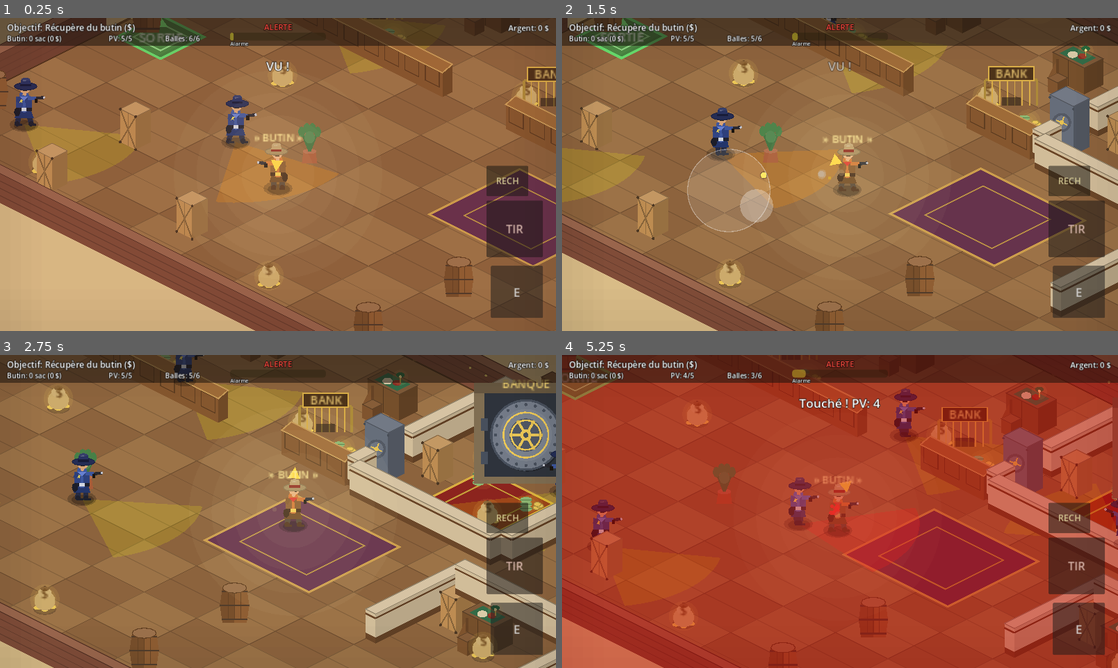
Above: before the commit, frames 1-4 (two rows, left to right).
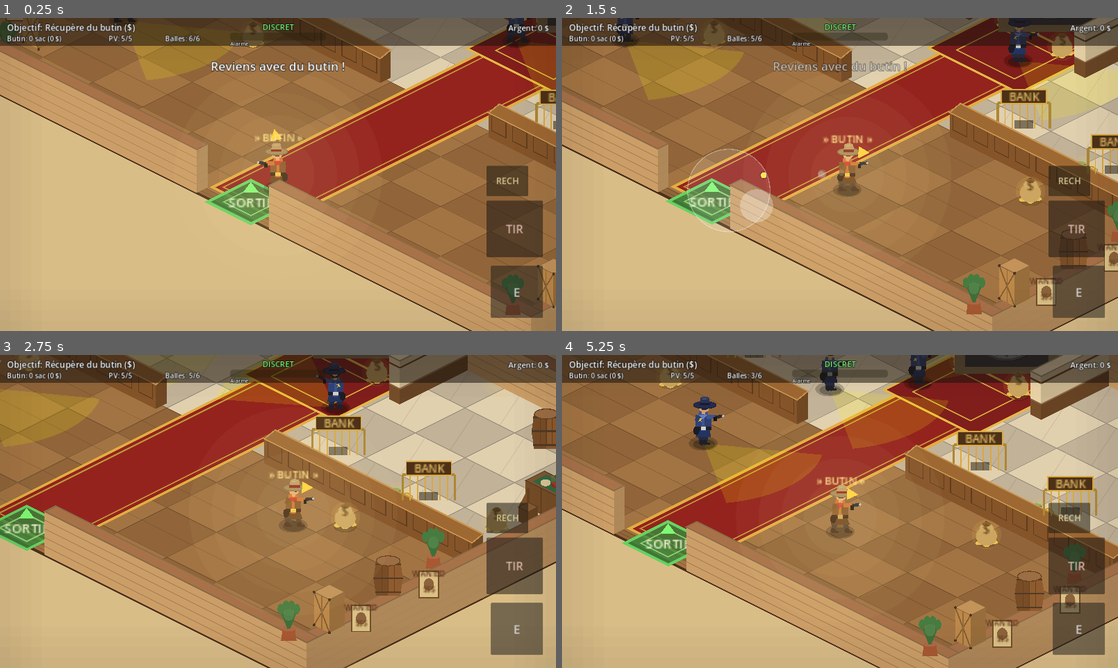
Above: after the commit, the same moments.

Repository: sebadiaz/Cowboys
Game: Godot game, scene res://scenes/MissionRoot.tscn
Same seed, same stepped clock (60 frames per second), same inputs: the game is played once before the commit and once after it. This scene is started directly instead of the project's main scene.
Inputs (mouse positions are in pixels of both pictures, inside the frame that each line leads up to):
- Up to frame 1 (0.25 s): no input
- Up to frame 2 (1.5 s): tap Enter at 0.5 s; move the mouse to (962, 158) at 0.52 s; hold D (move_right) 0.53-1.25 s; hold Space (fire) 0.53-1.25 s; click (962, 158) at 0.67 s; drag from (728, 190) to (812, 237) at 1.27 s
- Up to frame 3 (2.75 s): move the mouse to (333, 442) at 2.02 s; hold D (move_right) from 2.03 s (still down); hold Space (fire) from 2.03 s (still down)
- Up to frame 4 (5.25 s): release D (move_right) at 2.75 s; release Space (fire) at 2.75 s; drag from (812, 574) to (673, 464) at 2.77 s; move the mouse to (1006, 558) at 3.52 s; hold A (move_left) 3.53-4.25 s; hold Space (fire) 3.53-4.25 s; drag from (673, 464) to (756, 433) at 4.27 s; move the mouse to (867, 511) at 5.02 s; hold S (move_down) from 5.03 s (still down); hold Space (fire) from 5.03 s (still down); click (867, 511) at 5.17 s

The runs differ from the first frame. In frame 1, 60% of the frame differs, in the area x 0-100%, y 0-100%; in frame 2, 64%; in frame 3, 69%; in frame 4, 88%.

Commit message:
Banque: refonte composition + matériaux — niveau 1 redessiné (hall fermé, comptoir pleine largeur, tapis rouge central, coffre centré), murs plâtre crème contrastés + lambris, sol marbre (salle des coffres)/parquet (hall), tapis d'apparat, teinte chaude

Diff:
--- a/data/mission_01.json
+++ b/data/mission_01.json
@@ -1,50 +1,48 @@
 {
 	"name": "First Frontier Bank",
 	"difficulty": "Débutant",
-	"floor": [20, 20, 1760, 1060],
+	"floor": [40, 40, 1320, 900],
 	"walls": [
-		[0, 0, 1800, 20, 1], [0, 1080, 1800, 20, 1], [1780, 0, 20, 1100, 1],
-		[0, 0, 20, 500, 1], [0, 600, 20, 480, 1],
-		[820, 20, 24, 230], [820, 330, 24, 40], [844, 366, 312, 24], [1156, 20, 24, 346],
-		[180, 354, 360, 22, 0, 1], [680, 354, 140, 22, 0, 1],
-		[180, 110, 22, 150], [20, 240, 182, 22],
-		[1180, 470, 22, 220], [1180, 470, 320, 22],
-		[1480, 470, 22, 220]
+		[40, 40, 1320, 24, 1],
+		[40, 40, 24, 900, 1],
+		[1336, 40, 24, 900, 1],
+		[40, 916, 580, 24, 1],
+		[780, 916, 580, 24, 1],
+		[120, 470, 460, 24, 0, 1],
+		[820, 470, 460, 24, 0, 1],
+		[560, 64, 24, 150],
+		[816, 64, 24, 150]
 	],
 	"props": [
-		["counter", 360, 343], ["counter", 745, 343],
-		["vault", 832, 300, 116], ["crate", 900, 250], ["crate", 1110, 110],
-		["desk", 100, 160], ["desk", 430, 150], ["desk", 700, 150],
-		["barrel", 70, 560], ["barrel", 70, 900], ["crate", 300, 815],
-		["crate", 560, 950], ["barrel", 1000, 800], ["barrel", 1000, 1000],
-		["barrel", 1450, 200], ["crate", 1250, 560], ["desk", 1320, 560],
-		["barrel", 1700, 300], ["crate", 1740, 1000], ["barrel", 1600, 1000],
-		["crate", 300, 1000],
-		["shelf", 980, 55], ["shelf", 1090, 55],
-		["money", 360, 305], ["money", 745, 305], ["money", 965, 215], ["money", 1075, 220],
-		["plant", 95, 1035], ["plant", 1700, 1035], ["plant", 1700, 95], ["plant", 540, 670],
-		["poster", 300, 42], ["poster", 660, 42], ["poster", 1380, 42],
-		["chair", 100, 205], ["chair", 430, 195], ["chair", 700, 195], ["chair", 1320, 605]
+		["counter", 250, 460], ["counter", 450, 460],
+		["counter", 950, 460], ["counter", 1150, 460],
+		["desk", 160, 280], ["desk", 1240, 280],
+		["chair", 160, 330], ["chair", 1240, 330],
+		["shelf", 120, 150], ["shelf", 1240, 150],
+		["money", 350, 425], ["money", 1050, 425],
+		["money", 630, 110], ["money", 770, 110],
+		["barrel", 300, 150], ["barrel", 1100, 150],
+		["plant", 120, 860], ["plant", 1240, 860],
+		["plant", 120, 540], ["plant", 1240, 540],
+		["barrel", 110, 650], ["crate", 110, 780],
+		["barrel", 1250, 650], ["crate", 1250, 780],
+		["poster", 70, 640], ["poster", 70, 790],
+		["poster", 1330, 640], ["poster", 1330, 790]
 	],
-	"player_start": [560, 760],
-	"exit": [95, 555],
-	"safe": { "pos": [1015, 170], "value": 600, "open_time": 2.5 },
+	"player_start": [700, 840],
+	"exit": [700, 900],
+	"safe": { "pos": [700, 150], "value": 700, "open_time": 2.5 },
 	"loot": [
-		{ "pos": [935, 175], "value": 250 },
-		{ "pos": [1060, 300], "value": 250 },
-		{ "pos": [650, 300], "value": 150 },
-		{ "pos": [330, 520], "value": 150 },
-		{ "pos": [760, 980], "value": 150 },
-		{ "pos": [1330, 250], "value": 200 },
-		{ "pos": [1350, 600], "value": 200 },
-		{ "pos": [1680, 760], "value": 250 },
-		{ "pos": [260, 980], "value": 150 }
+		{ "pos": [350, 545], "value": 200 },
+		{ "pos": [1050, 545], "value": 200 },
+		{ "pos": [180, 380], "value": 150 },
+		{ "pos": [1220, 380], "value": 150 },
+		{ "pos": [640, 185], "value": 300 },
+		{ "pos": [760, 185], "value": 300 }
 	],
 	"guards": [
-		{ "route": [[210, 320], [800, 320], [800, 300], [210, 300]] },
-		{ "route": [[120, 900], [1700, 900], [1700, 940], [120, 940]] },
-		{ "route": [[900, 120], [1080, 120], [1080, 320], [900, 320]] },
-		{ "route": [[1240, 250], [1440, 250], [1440, 420], [1240, 420]] },
-		{ "route": [[400, 700], [1100, 700], [1100, 660], [400, 660]] }
+		{ "route": [[140, 640], [1260, 640], [1260, 700], [140, 700]] },
+		{ "route": [[160, 380], [1240, 380], [1240, 420], [160, 420]] },
+		{ "route": [[620, 250], [780, 250], [780, 300], [620, 300]] }
 	]
 }
--- a/scripts/iso_renderer.gd
+++ b/scripts/iso_renderer.gd
@@ -55,6 +55,11 @@
 func setup() -> void:
 	if ResourceLoader.exists(CHAR_SHEET_PATH):
 		_char_tex = load(CHAR_SHEET_PATH)
+	if not has_node("WarmTint"):
+		var warm := CanvasModulate.new()
+		warm.name = "WarmTint"
+		warm.color = Color(1.0, 0.97, 0.90)
+		add_child(warm)
 	_build_billboards()
 	_apply_zoom()
 	_cam_pos = _camera_target()
@@ -126,7 +131,7 @@
 		mn = mn.min(p)
 		mx = mx.max(p)
 	# Marge verticale en haut pour la tête/chapeau des personnages (~40 px).
-	mn.y -= 40.0
+	mn.y -= 60.0
 	return Rect2(mn, mx - mn)
 
 
@@ -305,19 +310,37 @@
 ## Tapis western et lampes : posés à plat sur le sol (sous les acteurs/props).
 ## Générique : s'adapte à la taille du niveau et à la position du coffre.
 func _draw_decor() -> void:
-	# Tapis prestige devant le coffre.
+	var fr := floor_rect
+	var cx := fr.get_center().x
+	# Tapis rouge d'apparat : long chemin central qui mène à la salle des coffres.
 	if is_instance_valid(safe):
-		_rug(safe.global_position + Vector2(0, 90), 150, 150,
-				Color(0.55, 0.14, 0.12), Color(0.85, 0.68, 0.25))
-	# Grand tapis au centre du niveau (sous le lustre).
-	_rug(floor_rect.get_center(), 230, 200, Color(0.40, 0.20, 0.30), Color(0.80, 0.62, 0.30))
-	# Lampes d'ambiance réparties le long du bord haut du niveau + côtés.
-	var fr := floor_rect
+		var ry0 := fr.position.y + 40.0
+		var ry1 := fr.end.y - 30.0
+		_runner(Vector2(cx, (ry0 + ry1) * 0.5), 150.0, ry1 - ry0,
+				Color(0.58, 0.14, 0.13), Color(0.88, 0.70, 0.28))
+		# Tapis prestige sous la porte du coffre.
+		_rug(safe.global_position + Vector2(0, 96), 200, 150,
+				Color(0.50, 0.12, 0.12), Color(0.90, 0.74, 0.30))
+	else:
+		_rug(fr.get_center(), 230, 200, Color(0.40, 0.20, 0.30), Color(0.80, 0.62, 0.30))
+	# Lampes d'ambiance le long des murs (haut + côtés).
 	var n := maxi(3, int(fr.size.x / 360.0))
 	for i in range(n + 1):
 		_lamp(Vector2(lerpf(fr.position.x + 60.0, fr.end.x - 60.0, float(i) / n), fr.position.y + 8.0))
-	_lamp(Vector2(fr.position.x + 8.0, fr.get_center().y))
-	_lamp(Vector2(fr.end.x - 8.0, fr.get_center().y))
+	for j in range(3):
+		var yy := lerpf(fr.position.y + 120.0, fr.end.y - 80.0, float(j) / 2.0)
+		_lamp(Vector2(fr.position.x + 8.0, yy))
+		_lamp(Vector2(fr.end.x - 8.0, yy))
+
+
+## Long tapis rectangulaire (chemin de coffre) avec bordure et liseré central.
+func _runner(center: Vector2, w: float, h: float, col: Color, accent: Color) -> void:
+	var r := Rect2(center - Vector2(w * 0.5, h * 0.5), Vector2(w, h))
+	var poly := _rect_diamond(r)
+	draw_colored_polygon(poly, col)
+	draw_polyline(_closed(poly), accent, 3.0)
+	var inner := Rect2(center - Vector2(w * 0.5 - 12, h * 0.5 - 12), Vector2(w - 24, h - 24))
+	draw_polyline(_closed(_rect_diamond(inner)), accent.darkened(0.15), 1.5)
 
 
 func _rug(center: Vector2, w: float, h: float, col: Color, accent: Color) -> void:
@@ -339,9 +362,10 @@
 
 # --- Sol texturé (dalles iso) ---
 
-# --- Sol : parquet bois bicolore (propre, lisible) ---
+# --- Sol : marbre clair (salle des coffres) + parquet chaud (hall) ---
 func _draw_floor() -> void:
-	var cell := 116.0
+	var cell := 110.0
+	var split := floor_rect.position.y + floor_rect.size.y * 0.46   # marbre derrière
 	var y := floor_rect.position.y
 	var row := 0
 	while y < floor_rect.end.y - 1.0:
@@ -350,22 +374,33 @@
 		while x < floor_rect.end.x - 1.0:
 			var w: float = min(cell, floor_rect.end.x - x)
 			var h: float = min(cell, floor_rect.end.y - y)
-			_floor_tile(x, y, w, h, (row + col) % 2 == 0)
+			var marble := (y + h * 0.5) < split
+			_floor_tile(x, y, w, h, (row + col) % 2 == 0, marble)
 			x += cell
 			col += 1
 		y += cell
 		row += 1
-	draw_polyline(_closed(_rect_diamond(floor_rect)), Color(0.32, 0.21, 0.12), 3.0)
-func _floor_tile(x: float, y: float, w: float, h: float, even: bool) -> void:
+	draw_polyline(_closed(_rect_diamond(floor_rect)), Color(0.30, 0.20, 0.12), 3.0)
+
+
+func _floor_tile(x: float, y: float, w: float, h: float, even: bool, marble: bool) -> void:
 	var pts := PackedVector2Array([
 		Iso.project(Vector2(x, y)), Iso.project(Vector2(x + w, y)),
 		Iso.project(Vector2(x + w, y + h)), Iso.project(Vector2(x, y + h))])
-	var base := Color(0.61, 0.45, 0.28) if even else Color(0.55, 0.39, 0.24)
-	draw_colored_polygon(pts, base)
-	# Lames : deux fentes parallèles + liseré pour lire le parquet.
-	draw_line(Iso.project(Vector2(x, y + h * 0.5)), Iso.project(Vector2(x + w, y + h * 0.5)),
-		base.darkened(0.14), 1.0)
-	draw_polyline(_closed(pts), base.darkened(0.18), 1.0)
+	var base: Color
+	if marble:
+		base = Color(0.88, 0.84, 0.76) if even else Color(0.76, 0.72, 0.66)
+		draw_colored_polygon(pts, base)
+		draw_polyline(_closed(pts), Color(0.62, 0.60, 0.56), 1.0)
+		# veinage discret.
+		draw_line(Iso.project(Vector2(x + w * 0.2, y)), Iso.project(Vector2(x + w * 0.7, y + h)),
+			base.darkened(0.07), 1.0)
+	else:
+		base = Color(0.64, 0.47, 0.29) if even else Color(0.57, 0.41, 0.25)
+		draw_colored_polygon(pts, base)
+		draw_line(Iso.project(Vector2(x, y + h * 0.5)), Iso.project(Vector2(x + w, y + h * 0.5)),
+			base.darkened(0.13), 1.0)
+		draw_polyline(_closed(pts), base.darkened(0.18), 1.0)
 # --- Sortie : paillasson vert + chambranle en bois + panneau SORTIE ---
 func _draw_exit() -> void:
 	var pos: Vector2 = exit_zone.global_position
@@ -882,34 +917,39 @@
 		_draw_counter_base(r)
 		return
 	var outer: bool = wd.get("outer", false)
-	var h := Iso.WALL_HEIGHT
+	var h := 50.0                                   # murs hauts = vraie pièce fermée
 	var b0 := Iso.project(r.position)
 	var b1 := Iso.project(Vector2(r.end.x, r.position.y))
 	var b2 := Iso.project(r.end)
 	var b3 := Iso.project(Vector2(r.position.x, r.end.y))
 	var up := Vector2(0, -h)
-	var face := Color(0.50, 0.30, 0.22) if outer else Color(0.82, 0.74, 0.60)
-	var faceE := face.darkened(0.12)
-	# Faces.
+	# Palette CONTRASTÉE : plâtre crème clair (intérieur) / adobe chaud (extérieur),
+	# bien plus clairs que le sol pour que la salle se "lise".
+	var face: Color = Color(0.80, 0.64, 0.45) if outer else Color(0.91, 0.85, 0.72)
+	var faceE := face.darkened(0.14)
 	draw_colored_polygon(PackedVector2Array([b3, b2, b2 + up, b3 + up]), face)
 	draw_colored_polygon(PackedVector2Array([b1, b2, b2 + up, b1 + up]), faceE)
 	if outer:
-		# Assises de brique.
-		for k in range(1, 4):
-			var vy := -h * float(k) / 4.0
-			draw_line(b3 + Vector2(0, vy), b2 + Vector2(0, vy), face.darkened(0.18), 1.0)
-			draw_line(b1 + Vector2(0, vy), b2 + Vector2(0, vy), face.darkened(0.18), 1.0)
+		# Assises de brique adobe.
+		for k in range(1, 5):
+			var vy := -h * float(k) / 5.0
+			draw_line(b3 + Vector2(0, vy), b2 + Vector2(0, vy), face.darkened(0.16), 1.0)
+			draw_line(b1 + Vector2(0, vy), b2 + Vector2(0, vy), face.darkened(0.16), 1.0)
 	else:
-		# Plinthe bois en bas + liseré bois en haut (lambris de banque).
-		var base_col := Color(0.42, 0.28, 0.16)
-		draw_colored_polygon(PackedVector2Array([b3, b2, b2 + Vector2(0, -7), b3 + Vector2(0, -7)]), base_col)
-		draw_colored_polygon(PackedVector2Array([b1, b2, b2 + Vector2(0, -7), b1 + Vector2(0, -7)]), base_col.darkened(0.1))
-		draw_line(b3 + up + Vector2(0, 5), b2 + up + Vector2(0, 5), base_col, 2.0)
-		draw_line(b1 + up + Vector2(0, 5), b2 + up + Vector2(0, 5), base_col.darkened(0.1), 2.0)
-	# Dessus + arête.
+		# Lambris bois en bas (plinthe haute ~18 px) + cimaise.
+		var wood := Color(0.46, 0.31, 0.18)
+		var wsh := 18.0
+		draw_colored_polygon(PackedVector2Array([b3, b2, b2 + Vector2(0, -wsh), b3 + Vector2(0, -wsh)]), wood)
+		draw_colored_polygon(PackedVector2Array([b1, b2, b2 + Vector2(0, -wsh), b1 + Vector2(0, -wsh)]), wood.darkened(0.12))
+		draw_line(b3 + Vector2(0, -wsh), b2 + Vector2(0, -wsh), wood.lightened(0.15), 1.5)
+		draw_line(b1 + Vector2(0, -wsh), b2 + Vector2(0, -wsh), wood.lightened(0.15), 1.5)
+		# Cimaise sous la corniche.
+		draw_line(b3 + up + Vector2(0, 8), b2 + up + Vector2(0, 8), wood, 2.0)
+		draw_line(b1 + up + Vector2(0, 8), b2 + up + Vector2(0, 8), wood.darkened(0.12), 2.0)
+	# Corniche (dessus) + arête sombre pour détacher du fond.
 	var topq := PackedVector2Array([b0 + up, b1 + up, b2 + up, b3 + up])
-	draw_colored_polygon(topq, face.lightened(0.10) if not outer else Color(0.60, 0.40, 0.30))
-	draw_polyline(_closed(topq), face.darkened(0.30), 1.0)
+	draw_colored_polygon(topq, Color(0.66, 0.46, 0.32) if outer else Color(0.97, 0.92, 0.82))
+	draw_polyline(_closed(topq), face.darkened(0.32), 1.5)
 
 
 ## Comptoir de guichets (base des murs "low") : meuble bois à plateau verni.
